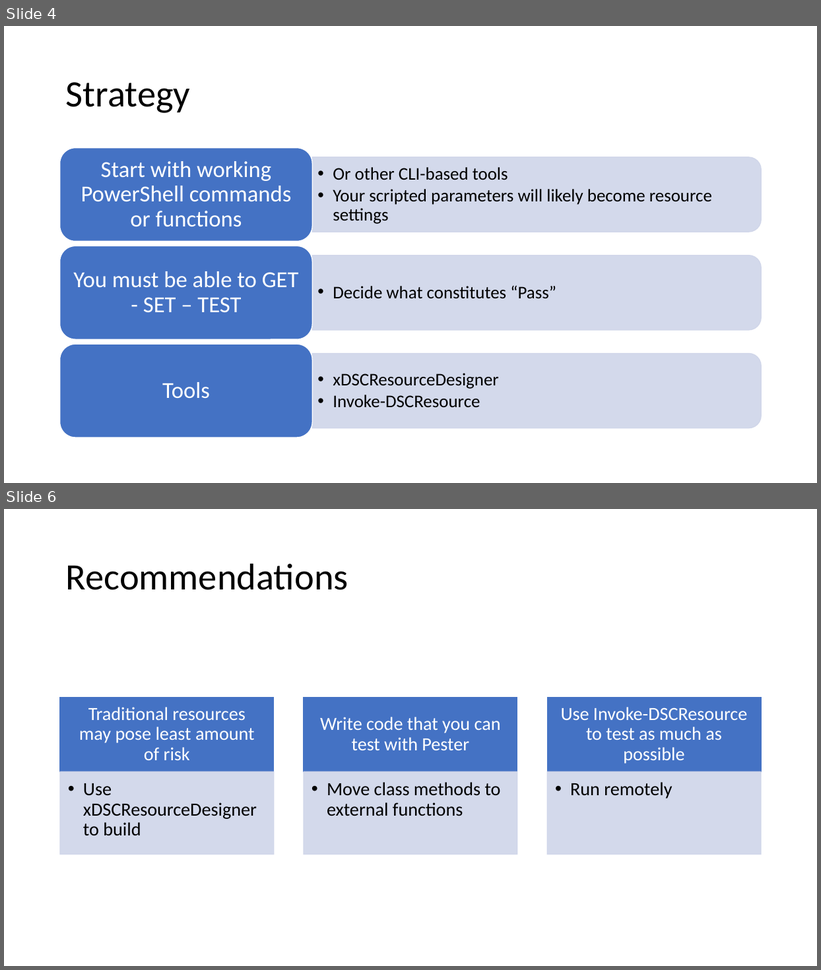
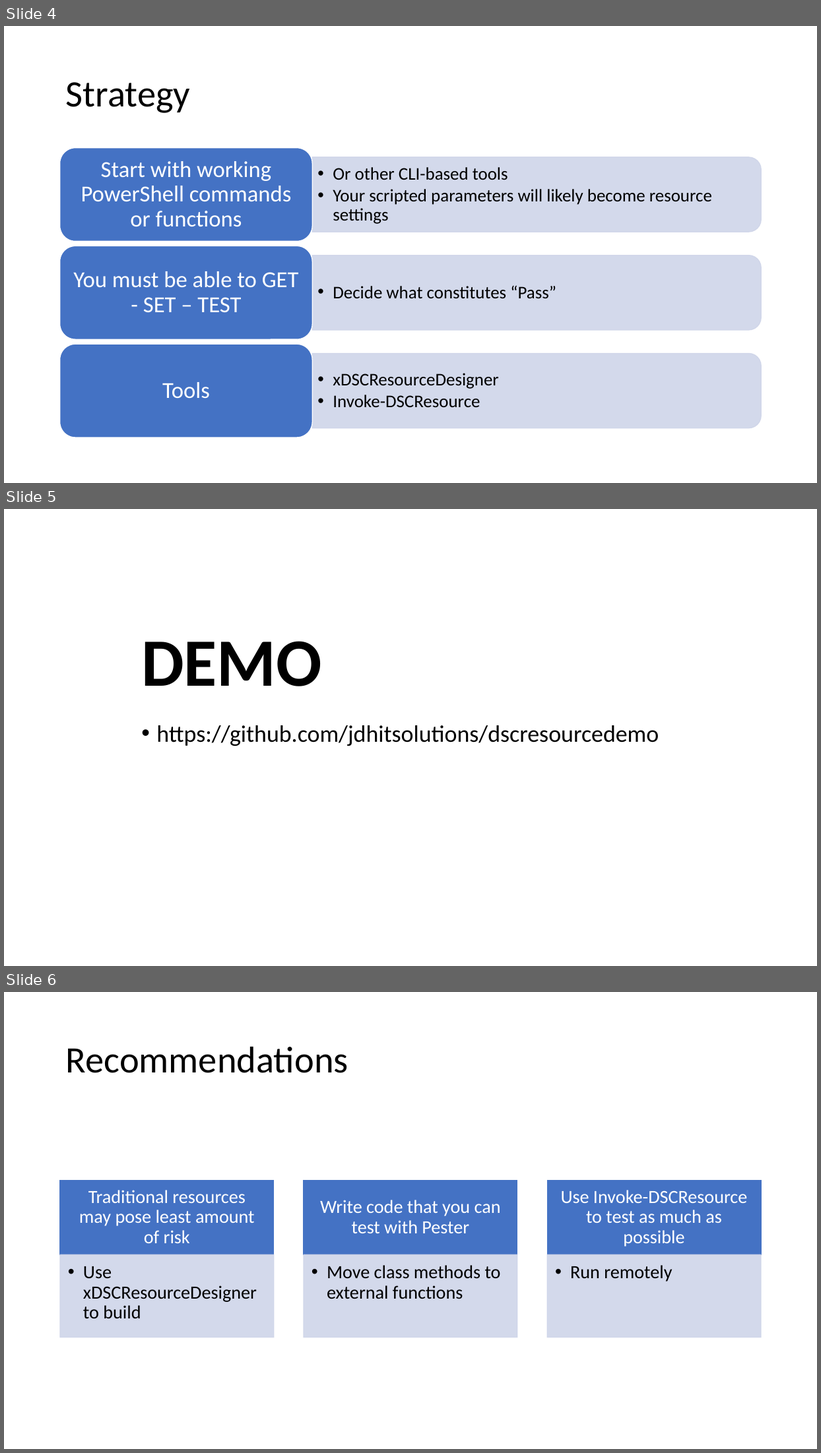
Before and after one commit to jdhitsolutions/dscresourcedemo, a slide deck: hicks-dscresources.pptx. Shown one above the other, each under a label of ours: slides 4 and 6 before the commit, slides 4, 5 and 6 after it; the slides between them are not shown. The pictures are 821x970 and 821x1453 pixels, drawn with LibreOffice and Linux fonts; fonts in the diff are those of the drawing; background and template pictures are left out. Boxes give left, top, right and bottom in pixels: in the first picture for what was removed or moved away, otherwise in the second. Text is boxed around its words. In the diff, an @@ line names an element or a change of style, - is before the commit and + after.

```diff
--- a/hicks-dscresources.pptx
+++ b/hicks-dscresources.pptx
@@ slide 5 added at (4, 509, 817, 966), background #FFFFFF @@
@@ text added at (141, 641, 322, 687), 80 pt, text #000000, bold @@
+DEMO
@@ text added at (156, 725, 659, 746), 28 pt, text #000000 @@
+• https://github.com/jdhitsolutions/dscresourcedemo
```
Also in this commit, not shown: 1 other slide added, 2 slides removed, 1 other file.
